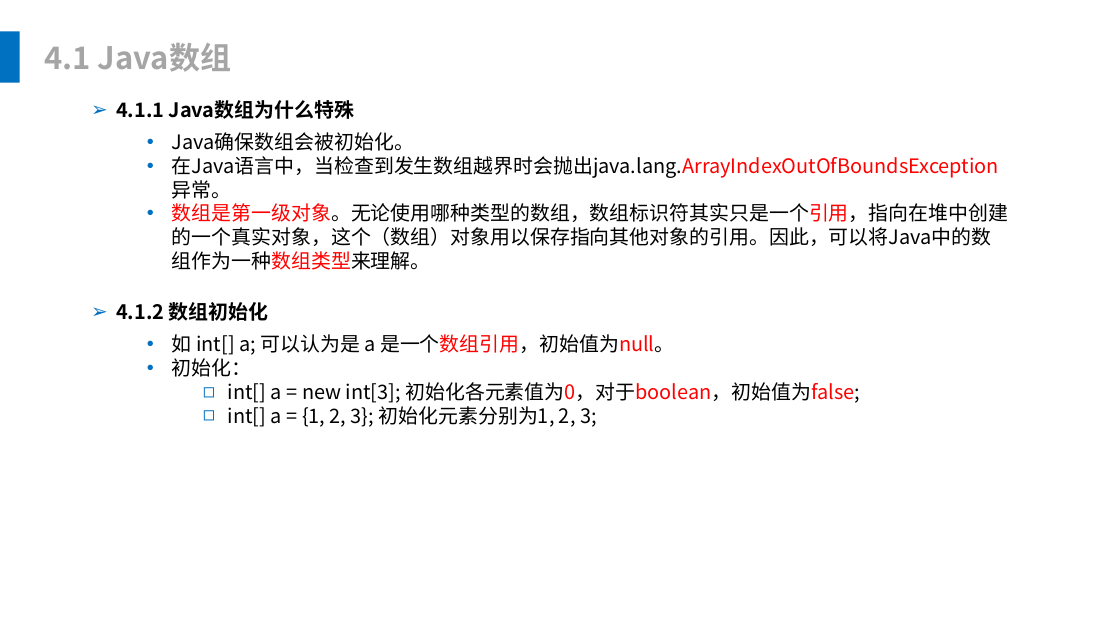
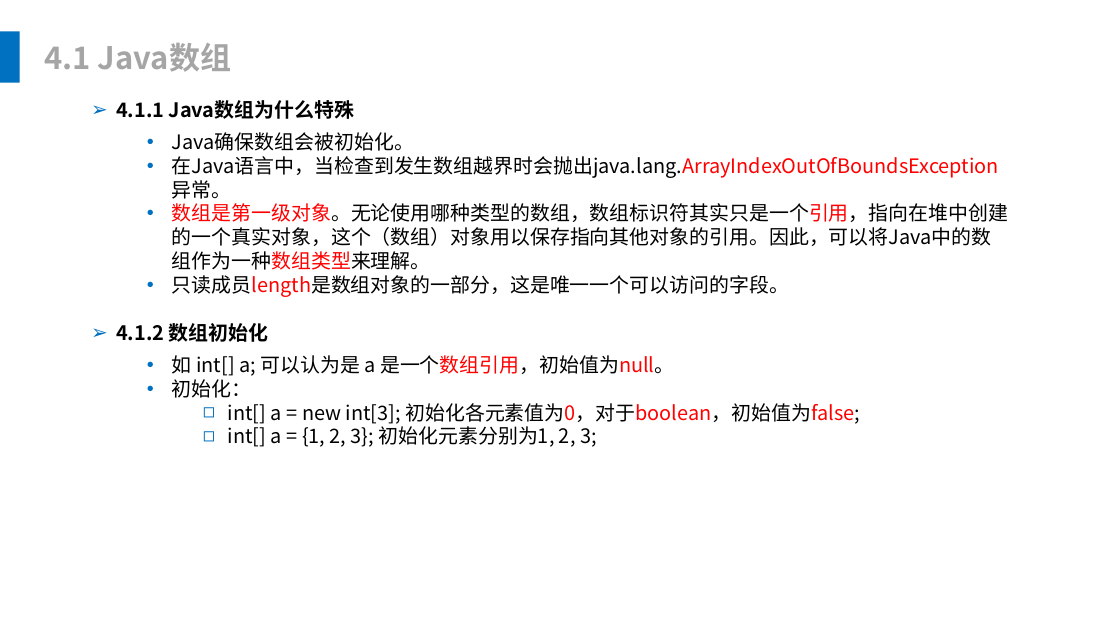
Before and after one commit to leonliu06/JavaTrainning, a slide deck: slide 49 of Java基础培训.pptx. Drawn at 1120x630 pixels with LibreOffice and Linux fonts; fonts in the diff are those of the drawing. Boxes give left, top, right and bottom in pixels: in the first picture for what was removed or moved away, otherwise in the second. Text is boxed around its words. In the diff, an @@ line names an element or a change of style, - is before the commit and + after.

```diff
--- a/Java基础培训.pptx
+++ b/Java基础培训.pptx
@@ text at [172,275,789,297]: paragraph added @@
+  • 只读成员length是数组对象的一部分，这是唯一一个可以访问的字段。
@@ text "4.1.2 数组初始化": place and size @@
-text "4.1.2 数组初始化" at [116,302,269,321]
+text "4.1.2 数组初始化" at [116,323,269,342]
@@ text "如 int[] a; 可以认为是 a ...": place and size @@
-text "如 int[] a; 可以认为是 a ..." at [172,334,860,427]
+text "如 int[] a; 可以认为是 a ..." at [172,355,860,447]
```
Also in this commit, not shown: 7 other slides changed, 8 other files.
